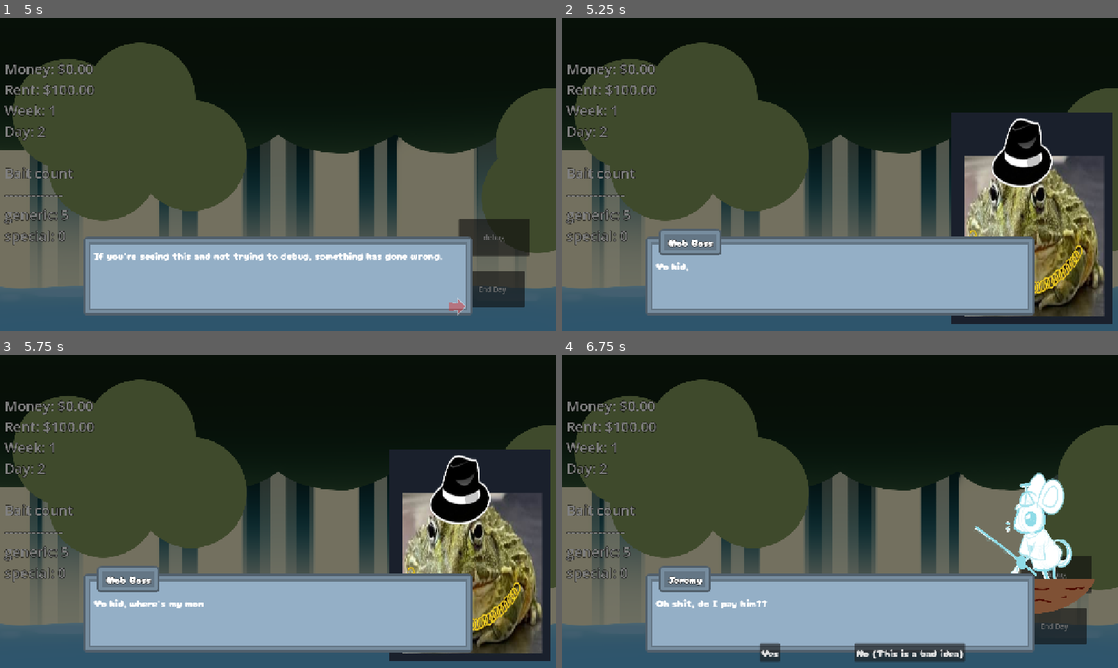
Above: before the commit, frames 1-4 (two rows, left to right).
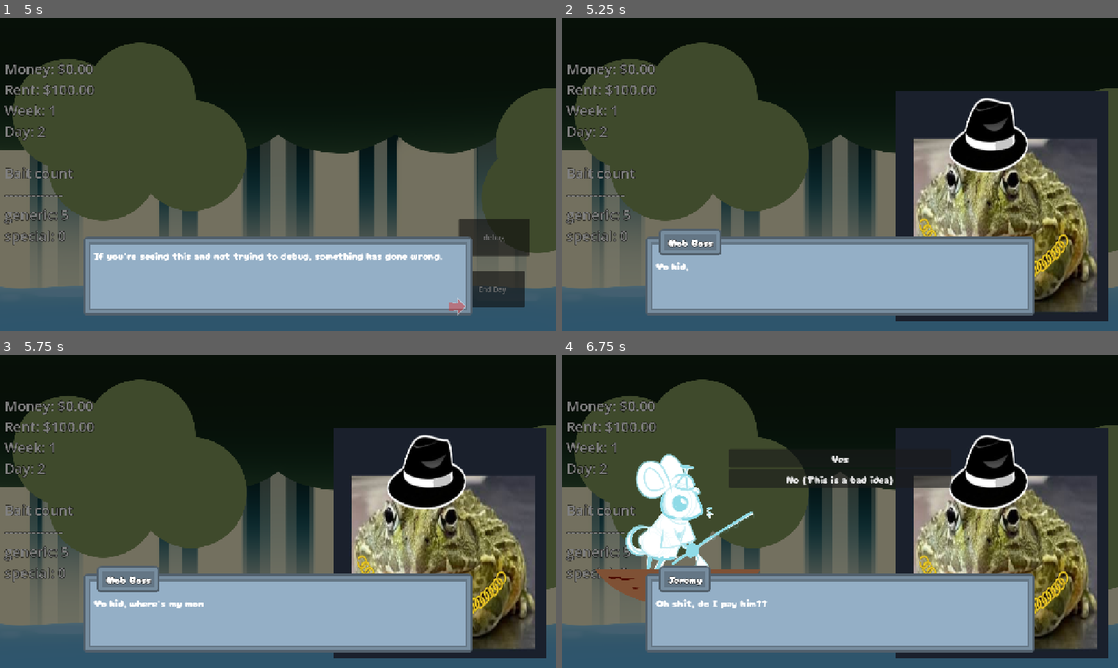
Above: after the commit, the same moments.

Repository: Meoah/Team-Awesome
Game: Godot game, scene res://scenes/default.tscn
Same seed, same stepped clock (60 frames per second), same inputs: the game is played once before the commit and once after it.
Inputs (mouse positions are in pixels of both pictures, inside the frame that each line leads up to):
- Up to frame 1 (5 s): click (283, 158) at 0.5 s; click "End Day" at 1.25 s; tap Enter at 2 s; move the mouse to (400, 158) at 2.02 s; hold Right (right) 2.03-2.75 s; hold Space (action) 2.03-2.75 s; click "Go to bed" at 2.75 s; click "debug" at 3.5 s; move the mouse to (166, 190) at 4.27 s; hold Down (down) from 4.28 s (still down); click (166, 190) at 4.35 s
- Up to frame 2 (5.25 s): move the mouse to (895, 105) at 5.02 s; release Down (down) at 5.03 s; hold Right (right) from 5.03 s (still down); hold Space (action) from 5.03 s (still down)
- Up to frame 3 (5.75 s): keep holding Right (right); keep holding Space (action)
- Up to frame 4 (6.75 s): move the mouse to (812, 574) at 5.77 s; release Right (right) at 5.78 s; release Space (action) at 5.78 s; hold Up (up) 5.78-6.53 s; click (812, 574) at 5.85 s; tap Space (action) at 6.5 s; move the mouse to (1006, 558) at 6.52 s; hold Left (left) from 6.53 s (still down); hold Space (action) from 6.53 s (still down)

Frame 1 is identical in both runs. In frame 2, 17% of the frame differs, in the area x 60-99%, y 23-98%; in frame 3, 17%; in frame 4, 27%, in the area x 6-99%, y 23-99%.

Commit message:
dialogue 2.0

Diff:
--- a/scenes/ui/pop_ups/dialogue_popup.tscn
+++ b/scenes/ui/pop_ups/dialogue_popup.tscn
@@ -103,7 +103,7 @@
 &"startup": SubResource("Animation_a0ly1")
 }
 
-[node name="DialoguePopup" type="Control" node_paths=PackedStringArray("speaker_label", "speaker_nine_slice", "speaker_margin", "speaker_image", "content_margin", "continue_arrow", "content", "option_a", "option_b")]
+[node name="DialoguePopup" type="Control" node_paths=PackedStringArray("speaker_label", "speaker_nine_slice", "speaker_margin", "speaker_image_l", "speaker_image_r", "content_margin", "continue_arrow", "content", "option_a", "option_b")]
 layout_mode = 3
 anchors_preset = 15
 anchor_right = 1.0
@@ -115,22 +115,48 @@
 speaker_label = NodePath("DialogueBox/SpeakerName/MarginContainer/Label")
 speaker_nine_slice = NodePath("DialogueBox/SpeakerName")
 speaker_margin = NodePath("DialogueBox/SpeakerName/MarginContainer")
-speaker_image = NodePath("SpeakerImage")
+speaker_image_l = NodePath("MarginContainer/SpeakerImageLeft")
+speaker_image_r = NodePath("MarginContainer2/SpeakerImageRight")
 content_margin = NodePath("DialogueBox/Content/MarginContainer")
 continue_arrow = NodePath("DialogueBox/Content/ContinueArrow")
 content = NodePath("DialogueBox/Content/MarginContainer/Text")
-option_a = NodePath("DialogueBox/HBoxContainer/OptionA")
-option_b = NodePath("DialogueBox/HBoxContainer/OptionB")
-
-[node name="SpeakerImage" type="TextureRect" parent="."]
-layout_mode = 1
-anchors_preset = -1
-anchor_left = 0.7
-anchor_top = 0.3
-anchor_right = 0.99
-anchor_bottom = 0.98
-grow_horizontal = 0
-grow_vertical = 0
+option_a = NodePath("DialogueBox/VBoxContainer/OptionA")
+option_b = NodePath("DialogueBox/VBoxContainer/OptionB")
+
+[node name="MarginContainer" type="MarginContainer" parent="."]
+layout_mode = 1
+anchors_preset = -1
+anchor_top = 0.2
+anchor_right = 0.4
+anchor_bottom = 1.0
+grow_horizontal = 2
+grow_vertical = 2
+size_flags_horizontal = 2
+theme_override_constants/margin_left = 24
+theme_override_constants/margin_top = 24
+theme_override_constants/margin_bottom = 24
+
+[node name="SpeakerImageLeft" type="TextureRect" parent="MarginContainer"]
+layout_mode = 2
+texture = ExtResource("2_qpbe1")
+expand_mode = 5
+
+[node name="MarginContainer2" type="MarginContainer" parent="."]
+layout_mode = 1
+anchors_preset = -1
+anchor_left = 0.6
+anchor_top = 0.2
+anchor_right = 1.0
+anchor_bottom = 1.0
+grow_horizontal = 2
+grow_vertical = 2
+size_flags_horizontal = 10
+theme_override_constants/margin_top = 24
+theme_override_constants/margin_right = 24
+theme_override_constants/margin_bottom = 24
+
+[node name="SpeakerImageRight" type="TextureRect" parent="MarginContainer2"]
+layout_mode = 2
 texture = ExtResource("2_qpbe1")
 expand_mode = 5
 flip_h = true
@@ -232,28 +258,24 @@
 layout_mode = 2
 label_settings = SubResource("LabelSettings_piijg")
 
-[node name="HBoxContainer" type="HBoxContainer" parent="DialogueBox"]
-layout_mode = 1
-anchors_preset = -1
-anchor_left = 0.25
-anchor_top = 0.925
-anchor_right = 0.75
-anchor_bottom = 0.98
-grow_horizontal = 2
-grow_vertical = 0
-
-[node name="OptionA" type="Button" parent="DialogueBox/HBoxContainer"]
-visible = false
-layout_mode = 2
-size_flags_horizontal = 6
+[node name="VBoxContainer" type="VBoxContainer" parent="DialogueBox"]
+layout_mode = 1
+anchors_preset = -1
+anchor_left = 0.3
+anchor_top = 0.3
+anchor_right = 0.7
+anchor_bottom = 0.6
+grow_horizontal = 2
+grow_vertical = 2
+
+[node name="OptionA" type="Button" parent="DialogueBox/VBoxContainer"]
+layout_mode = 2
 focus_mode = 0
 theme = SubResource("Theme_a0ly1")
 text = "Option A"
 
-[node name="OptionB" type="Button" parent="DialogueBox/HBoxContainer"]
-visible = false
-layout_mode = 2
-size_flags_horizontal = 6
+[node name="OptionB" type="Button" parent="DialogueBox/VBoxContainer"]
+layout_mode = 2
 focus_mode = 0
 theme = SubResource("Theme_a0ly1")
 text = "Option B"
--- a/scripts/system/dialogue_data.gd
+++ b/scripts/system/dialogue_data.gd
@@ -20,7 +20,8 @@
 ## Dialogue data
 const KEY_NAME : String = "name"
 const KEY_TEXT : String = "text"
-const KEY_IMAGE : String = "image"
+const KEY_IMAGE_L : String = "image_left"
+const KEY_IMAGE_R : String = "image_right"
 const KEY_SFX : String = "sfx"
 const KEY_GOTO : String = "goto"
 const KEY_OPTION_A : String = "option_a"
@@ -31,7 +32,7 @@
 const KEY_RETURN : String = "return"
 const KEY_SIGNAL : String = "signal"
 
-const PARAMETER_ON_EXIT : String = "on_exit"
+const PARAMETER_SIGNAL_ON_EXIT : String = "signal_on_exit"
 
 # Format is as follows:
 #	KEY_NAME : USE A CONST -> String
@@ -48,7 +49,7 @@
 #	KEY_SIGNAL : Array[String]
 #
 # Valid parameters include:
-#	PARAMETER_ON_EXIT : Emits the signal on exit instead of during dialogue.
+#	PARAMETER_SIGNAL_ON_EXIT : Emits the signal on exit instead of during dialogue.
 #
 # If return is true, it will end the dialogue there.
 # Signal will attempt to emit these as signals from SignalBus
@@ -60,13 +61,14 @@
 	0002 : {
 		KEY_NAME : NAME_MOB_BOSS,
 		KEY_TEXT : "Yo kid, where's my money?",
-		KEY_IMAGE : IMAGE_MOB_BOSS_DEFAULT,
+		KEY_IMAGE_R : IMAGE_MOB_BOSS_DEFAULT,
 		KEY_PARAMETERS : ["shaking", "emote_rage"]
 	},
 	0003 : {
 		KEY_NAME : NAME_MAIN_CHARACTER,
 		KEY_TEXT : "Oh shit, do I pay him??",
-		KEY_IMAGE : IMAGE_MAIN_CHARACTER_DEFAULT,
+		KEY_IMAGE_L : IMAGE_MAIN_CHARACTER_DEFAULT,
+		KEY_IMAGE_R : IMAGE_MOB_BOSS_DEFAULT,
 		KEY_OPTION_A : "Yes",
 		KEY_OPTION_A_GOTO : 0005,
 		KEY_OPTION_B : "No (This is a bad idea)",
@@ -75,15 +77,15 @@
 	0004 : {
 		KEY_NAME : NAME_MOB_BOSS,
 		KEY_TEXT : "A wise guy I see. Time to swim with the fishes.",
-		KEY_IMAGE : IMAGE_MOB_BOSS_DEFAULT,
+		KEY_IMAGE_R : IMAGE_MOB_BOSS_DEFAULT,
 		KEY_RETURN : true,
-		KEY_PARAMETERS : [PARAMETER_ON_EXIT],
+		KEY_PARAMETERS : [PARAMETER_SIGNAL_ON_EXIT],
 		KEY_SIGNAL : ["player_dies"]
 	},
 	0005 : {
 		KEY_NAME : NAME_MOB_BOSS,
 		KEY_TEXT : "That's right kid, cough up the dough.",
-		KEY_IMAGE : IMAGE_MOB_BOSS_DEFAULT,
+		KEY_IMAGE_R : IMAGE_MOB_BOSS_DEFAULT,
 		KEY_RETURN : true,
 		KEY_SIGNAL : ["check_rent"]
 	}
--- a/scripts/ui/pop_ups/dialogue_popup.gd
+++ b/scripts/ui/pop_ups/dialogue_popup.gd
@@ -1,11 +1,14 @@
 class_name DialoguePopup
 extends BasePopup
+
+# TODO Multiple options
 
 ## Node Exports
 @export var speaker_label : Label
 @export var speaker_nine_slice : NinePatchRect
 @export var speaker_margin : MarginContainer
-@export var speaker_image : TextureRect
+@export var speaker_image_l : TextureRect
+@export var speaker_image_r : TextureRect
 @export var content_margin : MarginContainer
 @export var continue_arrow : TextureRect
 @export var content : RichTextLabel
@@ -62,7 +65,7 @@
 
 	# Name and image
 	_set_speaker(current_section.get(DialogueData.KEY_NAME, ""))
-	_set_image(current_section.get(DialogueData.KEY_IMAGE, ""))
+	_set_images(current_section.get(DialogueData.KEY_IMAGE_L, ""), current_section.get(DialogueData.KEY_IMAGE_R, ""))
 
 	# Content
 	_set_content(current_section.get(DialogueData.KEY_TEXT, ""))
@@ -76,7 +79,6 @@
 # Sets the speaker name if it exists.
 func _set_speaker(speaker_name : String = "") -> void:
 	# If no speaker name, turns off the speaker nameplate altogether.
-	print(speaker_name)
 	if !speaker_name:
 		speaker_nine_slice.visible = false
 		content_margin.add_theme_constant_override("margin_top", 24)
@@ -94,10 +96,12 @@
 	speaker_nine_slice.custom_minimum_size.x = label_width + pad_width
 
 # Changes the texture of the character portrait on the right.
-func _set_image(image_path : NodePath = "") -> void:
-	# Sets the texture if there is one.
-	if !image_path : speaker_image.texture = null
-	else: speaker_image.texture = load(image_path)
+func _set_images(image_path_l : NodePath = "", image_path_r : NodePath = "") -> void:
+	# Sets the textures if there is one.
+	if !image_path_l : speaker_image_l.texture = null
+	else: speaker_image_l.texture = load(image_path_l)
+	if !image_path_r : speaker_image_r.texture = null
+	else: speaker_image_r.texture = load(image_path_r)
 
 # Preps the content window.
 var is_typing : bool = false
@@ -135,7 +139,7 @@
 var option_a_goto : int = 0
 var option_b_goto : int = 0
 func _wait_player_input() -> void:
-	if DialogueData.PARAMETER_ON_EXIT not in current_section_parameters:
+	if DialogueData.PARAMETER_SIGNAL_ON_EXIT not in current_section_parameters:
 		_emit_section_signals()
 
 	var option_a_text = current_section.get(DialogueData.KEY_OPTION_A, "")
@@ -195,9 +199,8 @@
 
 # Dismisses the popup after waiting one frame.
 func _exit() -> void:
-	if DialogueData.PARAMETER_ON_EXIT in current_section_parameters:
+	if DialogueData.PARAMETER_SIGNAL_ON_EXIT in current_section_parameters:
 		_emit_section_signals()
-	_emit_section_signals()
 	await get_tree().process_frame
 	GameManager.popup_queue.dismiss_popup()
 
